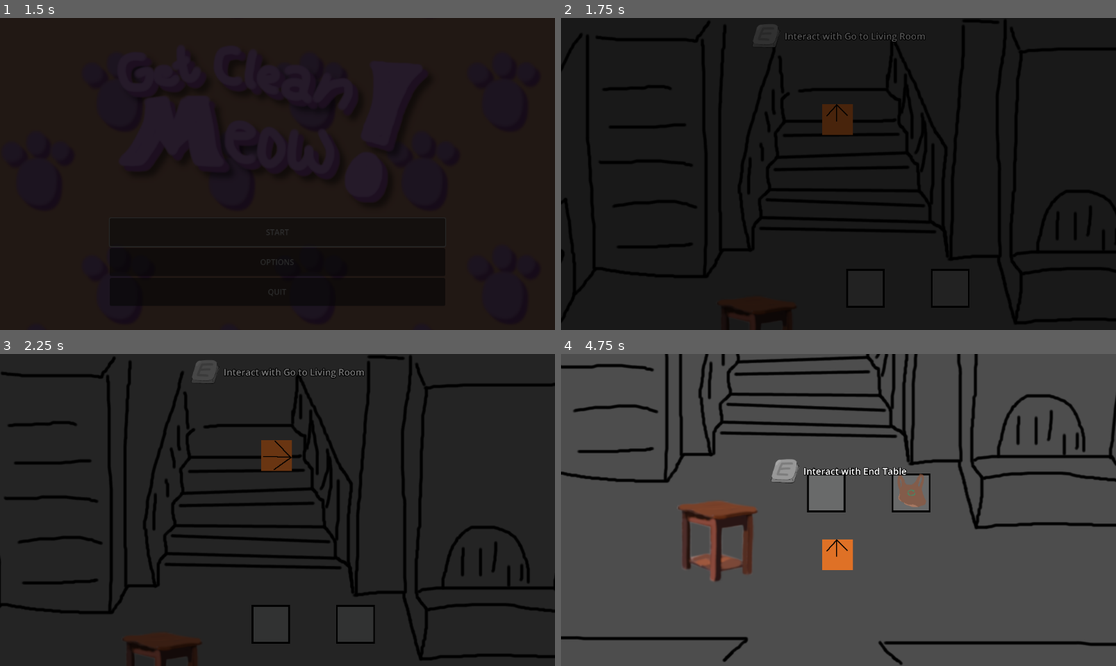
Above: before the commit, frames 1-4 (two rows, left to right).
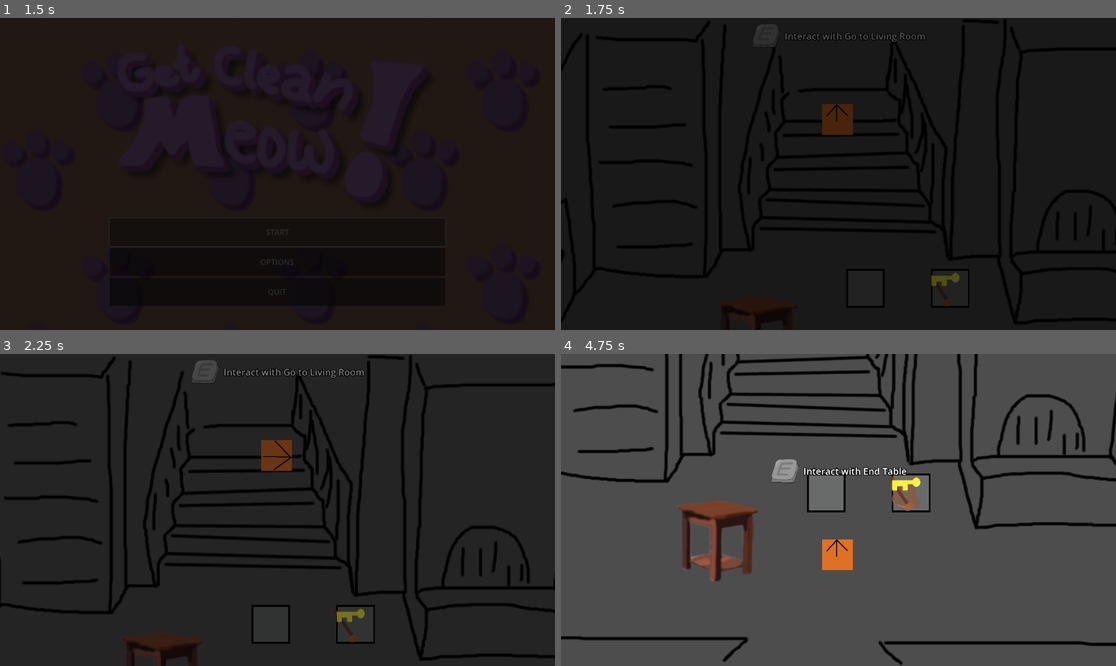
Above: after the commit, the same moments.

Repository: purpletissuebox/get-clean-meow
Game: Godot game, scene res://drivers/root/root.tscn
Two runs of this game, one before a commit and one after it. Both use one fixed random seed, a clock stepped at 60 frames per second and the inputs below.
Inputs:
- Up to frame 1 (1.5 s): click "START" at 0.5 s; click "START" at 1.25 s
- Up to frame 2 (1.75 s): no input
- Up to frame 3 (2.25 s): hold D (walk_right) from 2.03 s (still down); tap E (interact) at 2.1 s
- Up to frame 4 (4.75 s): release D (walk_right) at 2.78 s; hold S (walk_down) 2.78-3.53 s; tap E (interact) at 2.85, 3.6, 4.35 s; hold D (walk_right) 3.53-4.28 s; hold W (walk_up) from 4.28 s (still down)

Frame 1 is identical in both runs. In frame 2, 0.1% of the frame differs, in the area x 66-72%, y 81-93%; in frame 3, 0.2%; in frame 4, 0.4%, in the area x 59-66%, y 38-51%.

Commit message:
Trying, and failing, to fix inventory lol

Diff:
--- a/actors/UI/UI.tscn
+++ b/actors/UI/UI.tscn
@@ -15,12 +15,12 @@
 texture = ExtResource("1_cplu8")
 
 [node name="Sponge" type="Sprite2D" parent="."]
-position = Vector2(67, 240)
+position = Vector2(70, 238)
 scale = Vector2(0.699791, 0.653272)
 texture = ExtResource("2_awxpv")
 
 [node name="Bag" type="Sprite2D" parent="."]
-position = Vector2(254, 237)
+position = Vector2(74, 240)
 scale = Vector2(0.703125, 0.675373)
 texture = ExtResource("4_2k2oa")
 
@@ -30,6 +30,6 @@
 texture = ExtResource("5_44r2w")
 
 [node name="Key" type="Sprite2D" parent="."]
-position = Vector2(253, 256)
+position = Vector2(74, 256)
 scale = Vector2(0.671875, 0.815603)
 texture = ExtResource("6_xmu1p")
--- a/actors/UI/ui.gd
+++ b/actors/UI/ui.gd
@@ -2,8 +2,9 @@
 
 @export var spongeVar = 0
 @export var bagVar  = 0
-@export var broomVar  = 0
-@export var keyVar  = 0
+@export var broomVar  = 1
+@export var keyVar  = 1
+@export var isSpotOneUsed = false
 
 # Called when the node enters the scene tree for the first time.
 func _ready() -> void:
@@ -15,25 +16,46 @@
 func _process(delta: float) -> void:
 	if spongeVar == 0:
 		$Sponge.visible = false
+		isSpotOneUsed = true
 
 	if broomVar == 0:
 		$Broom.visible = false
+		isSpotOneUsed = true
 
 	if bagVar == 0:
 		$Bag.visible = false
+		isSpotOneUsed = true
 
 	if keyVar == 0:
 		$Key.visible = false
+		isSpotOneUsed = true
 
-	if spongeVar == 1:
-		$Sponge.visible = true
+	if isSpotOneUsed == false:
+		if spongeVar == 1:
+			$Sponge.visible = true
 
-	if broomVar == 1:
-		$Broom.visible = true
+		if broomVar == 1:
+			$Broom.visible = true
 
-	if bagVar == 1:
-		$Bag.visible = true
+		if bagVar == 1:
+			$Bag.visible = true
 
-	if keyVar == 1:
-		$Key.visible = true
+		if keyVar == 1:
+			$Key.visible = true
+	else:
+		if spongeVar == 1:
+			$Sponge.position = Vector2(240,240)
+			$Sponge.visible = true
+
+		if broomVar == 1:
+			$Broom.position = Vector2(240,240)
+			$Broom.visible = true
+
+		if bagVar == 1:
+			$Bag.position = Vector2(240,240)
+			$Bag.visible = true
+
+		if keyVar == 1:
+			$Key.position = Vector2(240,240)
+			$Key.visible = true
 	pass
